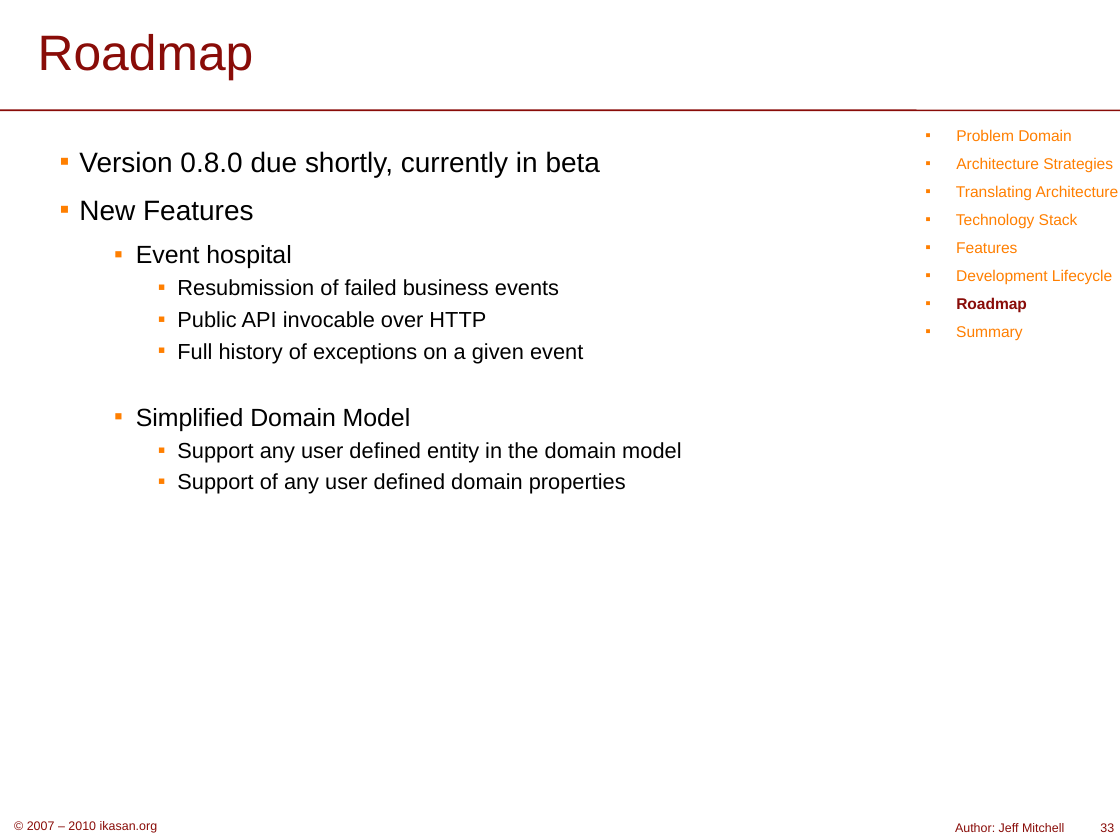
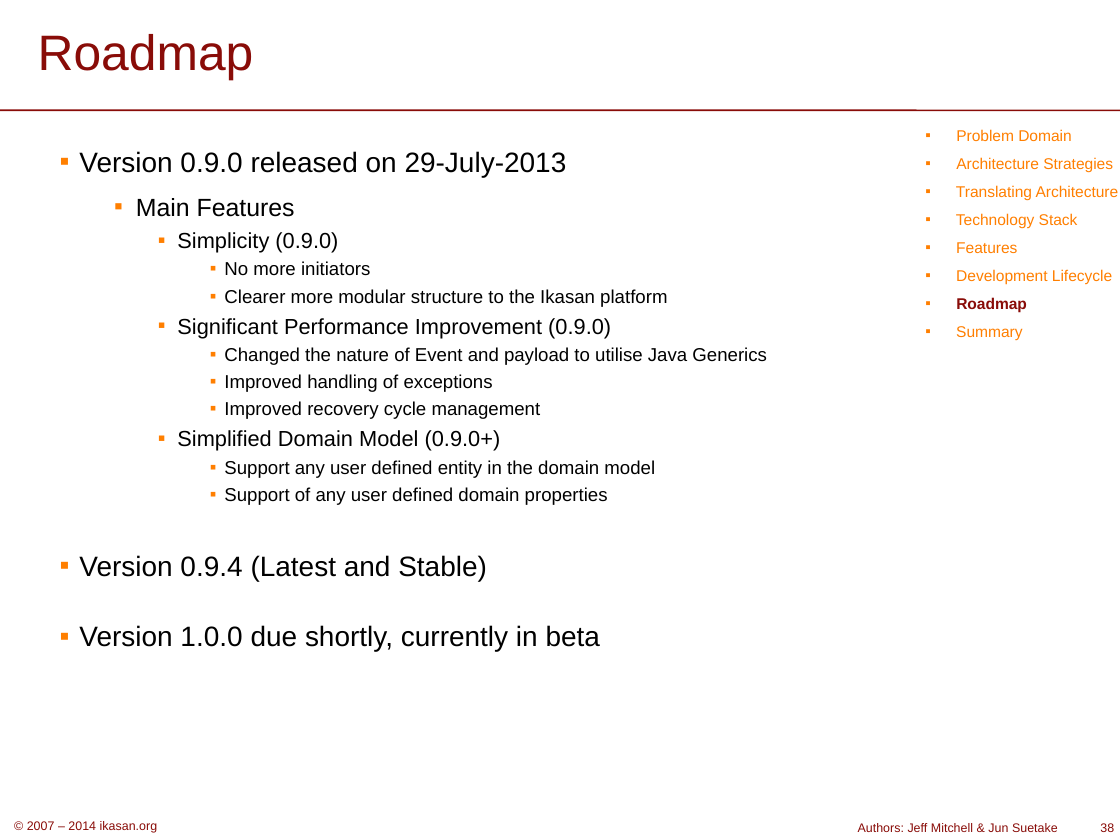
Before and after one commit to ikasanEIP/ikasan, a slide deck: slide 38 of website/org/publications/IkasanOverview.ppt (slide 33 before the commit). Drawn at 1120x840 pixels with LibreOffice and Linux fonts; fonts in the diff are those of the drawing; background and template pictures are left out. Boxes give left, top, right and bottom in pixels: in the first picture for what was removed or moved away, otherwise in the second. Text is boxed around its words. In the diff, an @@ line names an element or a change of style, - is before the commit and + after.

Commit message:
IKASAN-711 - website docs update

```diff
--- a/website/org/publications/IkasanOverview.ppt
+++ b/website/org/publications/IkasanOverview.ppt
@@ text at box(79, 151, 767, 451): text changed; size 14 to 12 pt @@
-▪ Version 0.8.0 due shortly, currently in beta
-▪ New Features
-  ▪ Event hospital
-    ▪ Resubmission of failed business events
-    ▪ Public API invocable over HTTP
-    ▪ Full history of exceptions on a given event
-  ▪ Simplified Domain Model
+▪ Version 0.9.0 released on 29-July-2013
+  ▪ Main Features
+    ▪ Simplicity (0.9.0)
+      ▪ No more initiators
+      ▪ Clearer more modular structure to the Ikasan platform
+    ▪ Significant Performance Improvement (0.9.0)
+      ▪ Changed the nature of Event and payload to utilise Java Generics
+      ▪ Improved handling of exceptions
+      ▪ Improved recovery cycle management
+    ▪ Simplified Domain Model (0.9.0+)
@@ text at box(224, 460, 655, 505): size 14 to 12 pt in "Support any user defined entity in the ...", "Support of any user defined domain properties"; list level 3 to 4 in "Support any user defined entity ..."; list level 3 to 4 in "Support of any user defined ..." @@
@@ text at box(79, 555, 600, 651): paragraphs added @@
+▪ Version 0.9.4 (Latest and Stable)
+▪ Version 1.0.0 due shortly, currently in beta
@@ text at box(27, 821, 158, 833): text changed @@
-© 2007 – 2010 ikasan.org
+© 2007 – 2014 ikasan.org
@@ text at box(858, 823, 1058, 832): text changed @@
-Author: Jeff Mitchell
+Authors: Jeff Mitchell & Jun Suetake
@@ page number at box(1100, 823, 1114, 832): text changed @@
-33
+38
```
Also in this commit, not shown: 35 other slides changed, 5 slides added, 1 slide removed, 1 other file.
